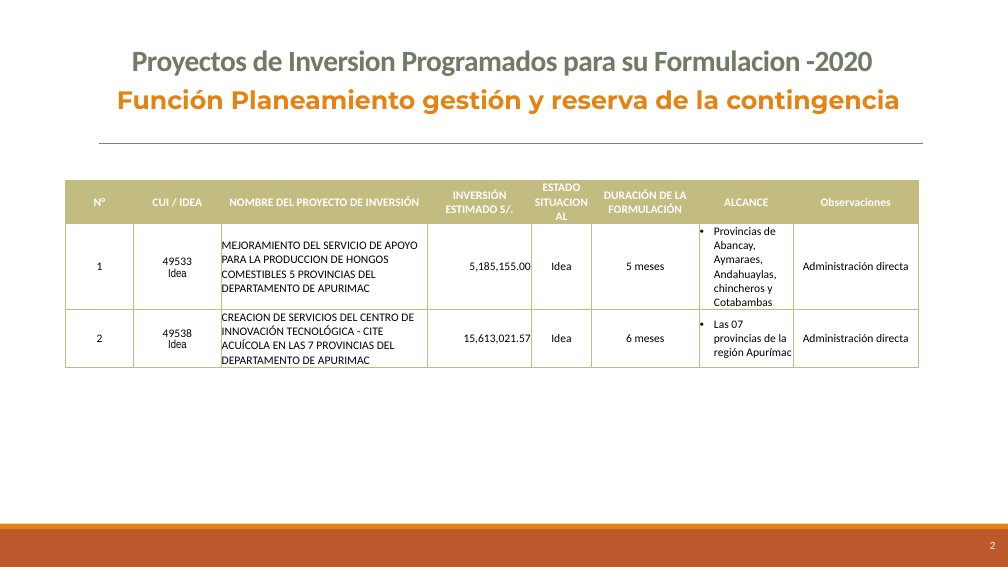
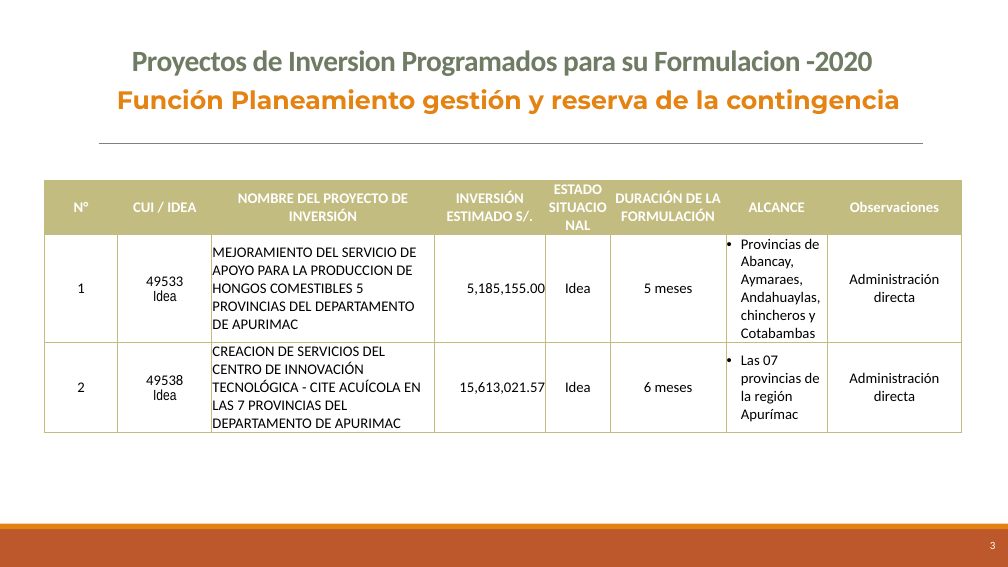
Before and after one commit to ORFEI-GRAP/Gestion-ORFEI, a slide deck: slide 3 of Plantilla.pptx (slide 2 before the commit). Drawn at 1008x567 pixels with LibreOffice and Linux fonts; fonts in the diff are those of the drawing. Boxes give left, top, right and bottom in pixels: in the first picture for what was removed or moved away, otherwise in the second. Text is boxed around its words. In the diff, an @@ line names an element or a change of style, - is before the commit and + after.

```diff
--- a/Plantilla.pptx
+++ b/Plantilla.pptx
@@ table at [45,180,963,432] @@
@@ size 11 to 14 pt @@
@@ table: place and size @@
-table at [66,180,919,368]
+table at [45,180,963,432]
```
Also in this commit, not shown: 11 slides added, 1 other file.
